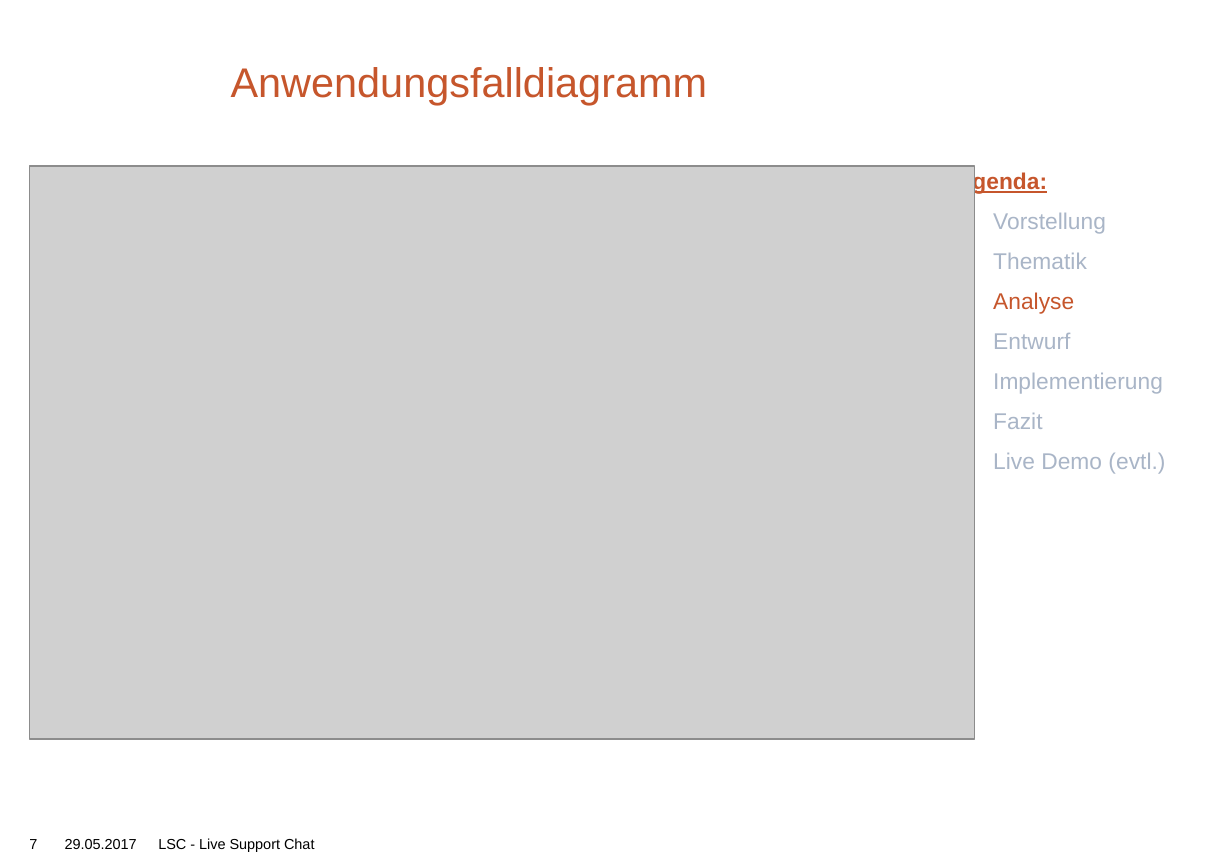
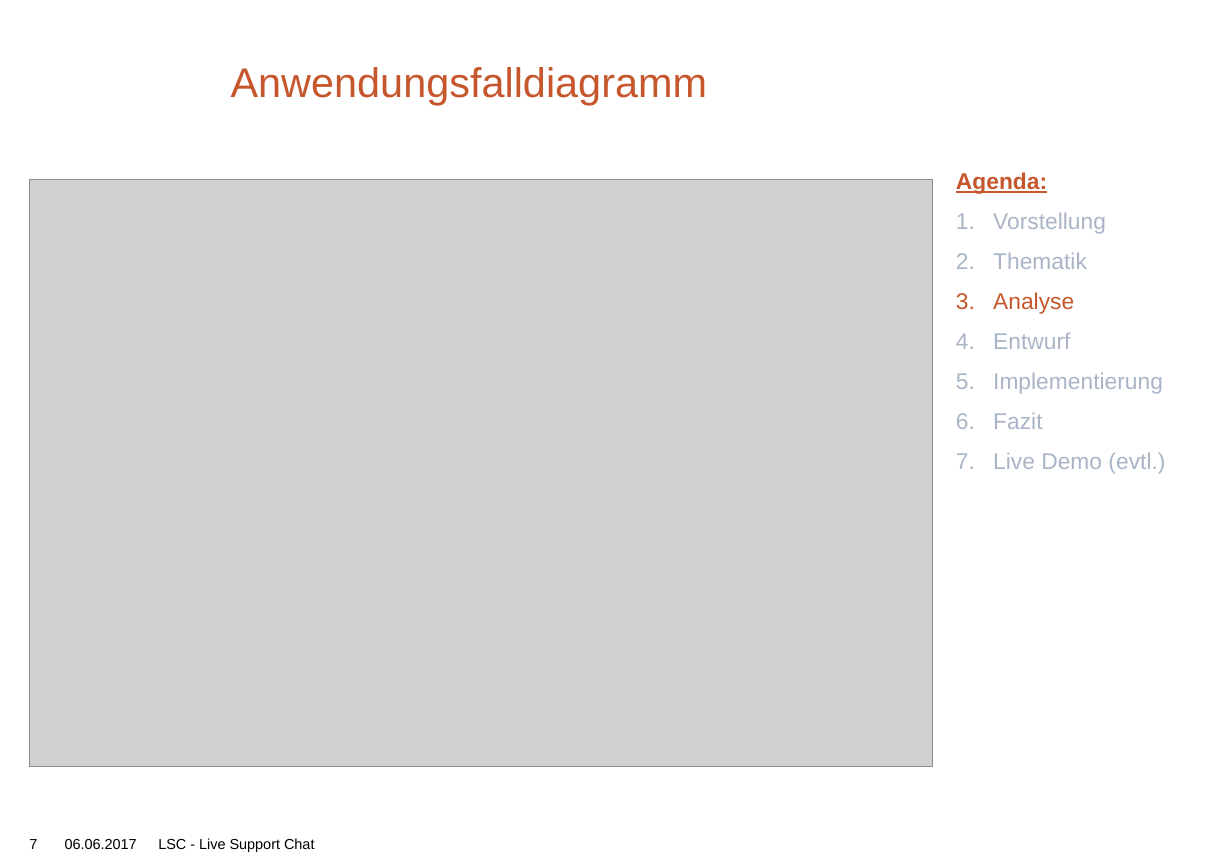
Before and after one commit to devonik/ChatModule, a slide deck: slide 7 of Präsentation_v1.pptx. Drawn at 1232x868 pixels with LibreOffice and Linux fonts; fonts in the diff are those of the drawing; grey boxes stand for pictures; background and template pictures are left out. Boxes give left, top, right and bottom in pixels: in the first picture for what was removed or moved away, otherwise in the second. Text is boxed around its words. In the diff, an @@ line names an element or a change of style, - is before the commit and + after.

```diff
--- a/Präsentation_v1.pptx
+++ b/Präsentation_v1.pptx
@@ picture: place and size @@
-picture at [30,167,976,740]
+picture at [30,180,933,767]
@@ text at [65,839,137,849]: text changed @@
-29.05.2017
+06.06.2017
```
Also in this commit, not shown: 14 other slides changed, 2 other files.
